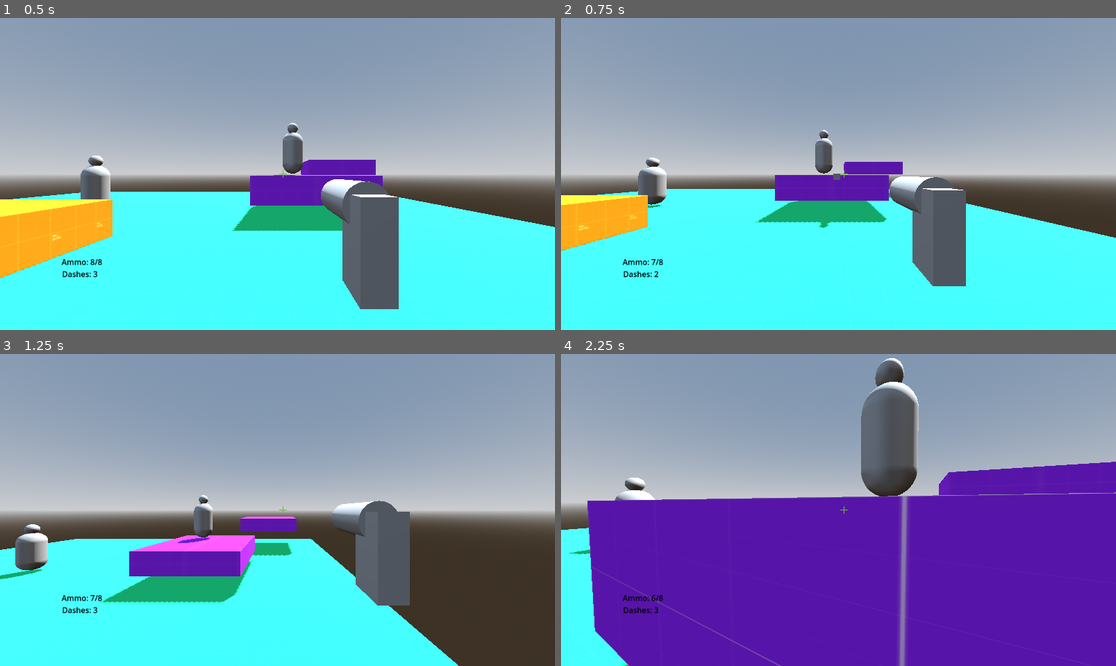
Above: before the commit, frames 1-4 (two rows, left to right).
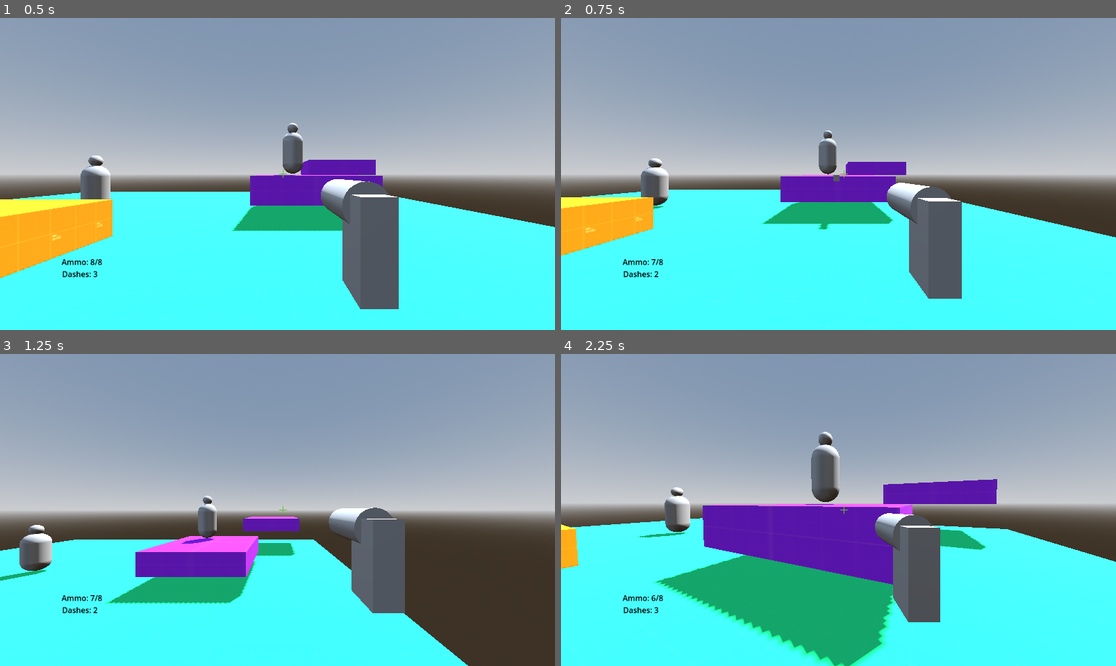
Above: after the commit, the same moments.

Repository: R1fty0/RetroShooter
Game: Godot game, scene res://scenes/main.tscn
Same seed, same stepped clock (60 frames per second), same inputs: the game is played once before the commit and once after it.
Inputs (mouse positions are in pixels of both pictures, inside the frame that each line leads up to):
- Up to frame 1 (0.5 s): no input
- Up to frame 2 (0.75 s): tap Enter (ui_accept) at 0.5 s; move the mouse to (960, 158) at 0.52 s; hold D (right) from 0.53 s (still down); hold Q (dash) from 0.53 s (still down); click (960, 158) at 0.67 s
- Up to frame 3 (1.25 s): keep holding D (right); keep holding Q (dash); tap Space (jump) at 0.77 s
- Up to frame 4 (2.25 s): move the mouse to (810, 510) at 1.27 s; release D (right) at 1.28 s; release Q (dash) at 1.28 s; hold W (forward) from 1.28 s (still down); tap Q (dash) at 1.35 s; tap Space (jump) at 1.52 s; move the mouse to (849, 503) at 2.02 s; press the mouse at (849, 503) at 2.03 s

Frame 1 is identical in both runs. In frame 2, 3.5% of the frame differs, in the area x 0-100%, y 35-100%; in frame 3, 3.5%; in frame 4, 52%, in the area x 0-100%, y 1-100%.

Commit message:
fix: dashes not recharging when fully deplayed, working on adding a recharge delay

Diff:
--- a/scenes/main.tscn
+++ b/scenes/main.tscn
@@ -46,9 +46,6 @@
 [node name="ProjectileShootingComponent" parent="Player/Head/Gun/Barrel" index="1"]
 std_reload_time = 1.0
 tac_reload_time = 0.5
-
-[node name="DashController" parent="Player" index="2"]
-dash_cooldown = 0.2
 
 [node name="DashDurationTimer" parent="Player/DashController" index="1"]
 one_shot = true
--- a/scenes/player/dash/dash_controller.gd
+++ b/scenes/player/dash/dash_controller.gd
@@ -7,23 +7,28 @@
 ## How long does a single dash last for.
 @export var dash_duration: float = 0.02
 ## How long does it take for each dash to recharge
-@export var dash_cooldown: float = 1.0
+@export var dash_recharge_time: float = 1.0
 ## How many potenial dashes can the player have at one time.
 @export var max_dash_count: int = 3
+## How long after the last dash does recharging start.
+@export var dash_recharge_delay: float = 0.30
 
 ## References
 @onready var player: CharacterBody3D = $".."
+## Timer that manages how long dashes take to recharge (yes I know the naming is stupid, should be recharge).
 @onready var dash_cooldown_timer: Timer = $DashCooldownTimer
 @onready var dash_duration_timer: Timer = $DashDurationTimer
+@onready var dash_recharge_delay_timer: Timer = $DashRechargeDelayTimer
 
 var current_dash_count: int = 3
 var can_dash: bool = true
+var can_recharge_dash: bool = true
 
 func _ready() -> void:
-	dash_cooldown_timer.wait_time = dash_cooldown
+	dash_cooldown_timer.wait_time = dash_recharge_time
 	dash_duration_timer.wait_time = dash_duration
+	dash_recharge_delay_timer.wait_time = dash_recharge_delay
 	current_dash_count = max_dash_count
-
 
 func _input(event: InputEvent) -> void:
 	# Prevent the player from dashing if they are out of dashes.
@@ -33,13 +38,30 @@
 	if event.is_action_pressed("dash") and can_dash:
 		start_dash.emit()
 		current_dash_count -= 1
-		dash_duration_timer.start()
+		# Reset the recharge dash timer and start the recharge delay timer
+		# if the player uses dash before a dash fully recharges.
+		if !dash_cooldown_timer.is_stopped():
+			# Start the recharge delay timer.
+			dash_recharge_delay_timer.start()
+			can_recharge_dash = false
+			# Reset the recharge dash timer
+			dash_cooldown_timer.wait_time = dash_recharge_time
+		else:
+			dash_recharge_delay_timer.start()
+			can_recharge_dash = false
 		can_dash = false
 
 func _on_dash_cooldown_timer_timeout() -> void:
 	current_dash_count += 1
+	# Keep recharing dashes if we are still missing dashes.
+	if can_recharge_dash and current_dash_count < max_dash_count and dash_cooldown_timer.is_stopped():
+		dash_cooldown_timer.start()
 
 func _on_dash_duration_timer_timeout() -> void:
 	end_dash.emit()
 	dash_cooldown_timer.start()
 	can_dash = true
+
+func _on_dash_recharge_delay_timer_timeout() -> void:
+	dash_cooldown_timer.start()
+	can_recharge_dash = true
--- /dev/null
+++ b/scenes/player/dash/dash_controller.tscn
@@ -0,0 +1,20 @@
+[gd_scene load_steps=2 format=3 uid="uid://wi4yg3d0clp1"]
+
+[ext_resource type="Script" uid="uid://chokm0odynl6t" path="res://scenes/player/dash/dash_controller.gd" id="1_dbe17"]
+
+[node name="DashController" type="Node"]
+script = ExtResource("1_dbe17")
+dash_duration = 0.03
+
+[node name="DashCooldownTimer" type="Timer" parent="."]
+one_shot = true
+
+[node name="DashDurationTimer" type="Timer" parent="."]
+autostart = true
+
+[node name="DashRechargeDelayTimer" type="Timer" parent="."]
+one_shot = true
+
+[connection signal="timeout" from="DashCooldownTimer" to="." method="_on_dash_cooldown_timer_timeout"]
+[connection signal="timeout" from="DashDurationTimer" to="." method="_on_dash_duration_timer_timeout"]
+[connection signal="timeout" from="DashRechargeDelayTimer" to="." method="_on_dash_recharge_delay_timer_timeout"]
--- a/scenes/player/player.tscn
+++ b/scenes/player/player.tscn
@@ -1,8 +1,8 @@
 [gd_scene load_steps=5 format=3 uid="uid://b8ixtymwutihb"]
 
 [ext_resource type="Script" uid="uid://bhscu0608f1kp" path="res://scenes/player/player.gd" id="1_8afob"]
-[ext_resource type="Script" uid="uid://chokm0odynl6t" path="res://scenes/player/dash/dash_controller.gd" id="2_dovo2"]
 [ext_resource type="PackedScene" uid="uid://dpcel3p2m0p2l" path="res://scenes/player/gun/gun.tscn" id="3_gmlin"]
+[ext_resource type="PackedScene" uid="uid://wi4yg3d0clp1" path="res://scenes/player/dash/dash_controller.tscn" id="3_lvxji"]
 
 [sub_resource type="CapsuleShape3D" id="CapsuleShape3D_iof21"]
 radius = 0.4
@@ -28,21 +28,7 @@
 [node name="ProjectileShootingComponent" parent="Head/Gun/Barrel" index="1"]
 projectile_damage = 20.0
 
-[node name="DashController" type="Node" parent="."]
-script = ExtResource("2_dovo2")
-dash_duration = 0.03
-dash_cooldown = 1.2
-
-[node name="DashCooldownTimer" type="Timer" parent="DashController"]
-one_shot = true
-
-[node name="DashDurationTimer" type="Timer" parent="DashController"]
-autostart = true
-
-[connection signal="end_dash" from="DashController" to="." method="_on_dash_controller_end_dash"]
-[connection signal="start_dash" from="DashController" to="." method="_on_dash_controller_start_dash"]
-[connection signal="timeout" from="DashController/DashCooldownTimer" to="DashController" method="_on_dash_cooldown_timer_timeout"]
-[connection signal="timeout" from="DashController/DashDurationTimer" to="DashController" method="_on_dash_duration_timer_timeout"]
+[node name="DashController" parent="." instance=ExtResource("3_lvxji")]
 
 [editable path="Head/Gun"]
 [editable path="Head/Gun/Barrel/ProjectileShootingComponent"]
